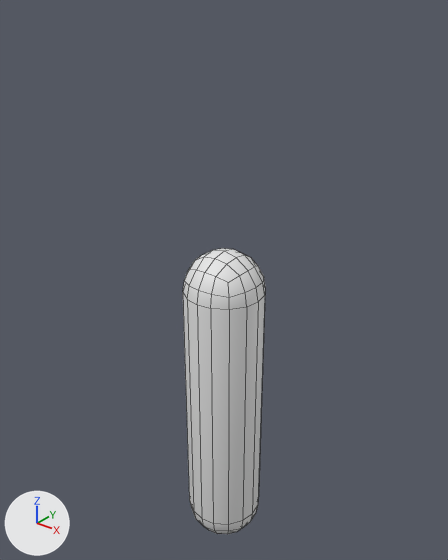
An edit to the FBX model Assets/Resources/Models/Psyllium.fbx, drawn before and after from the same camera.
One viewpoint serves both versions: a 50 mm camera at (0.626, -0.783, 0.755) aimed at (-0.021, 0.026, 0.253). Every picture has the same lights, and +X, +Y and +Z are marked at lower left. Mesh edges are drawn as thin lines. Where no turn or scale is listed for an object, it has been applied to the vertices.

Names of what the first picture shows: 'Psyllium'.
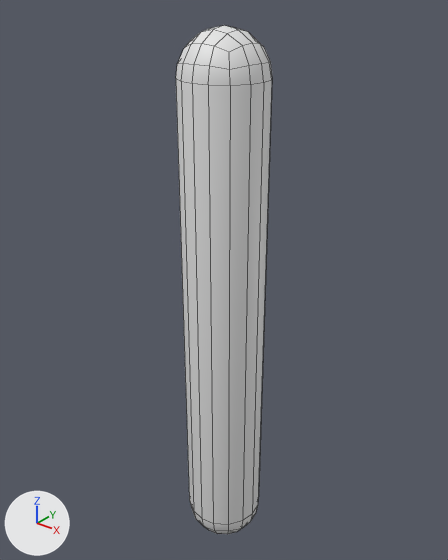
The newer file is also rescaled (x0.3), turned or shifted as a whole; pictures and numbers use the older file's frame.

Edits to the scene script, one JSON object a line:
```json
{"block": "me_psyllium", "where": "me_psyllium.from_pydata(...)  # 114 vertices, 112 faces; spans x -0.075..0.075, y -0.075..0.075, z -0.325..0.325"}
{"block": "me_psyllium", "where": "# used by ob_psyllium; location = (0.0, 0.0, 0.0)"}
{"block": "me_psyllium", "change": "me_psyllium part 1: all 57 vertices in x -0.075..0.075, y -0.075..0.075, z 0.25..0.325 are moved by (0.0, 0.0, 0.367)"}
```

Boxes [x1, y1, x2, y2] around the edits, measured in the pictures (448 x 560 px; the box of a moved part takes in the faces that stretch with it):
```json
{"object": "Psyllium", "change": "reshaped", "before": [183, 248, 265, 534], "after": [176, 25, 272, 534], "on screen": "17% wider, 78% taller"}
{"part": 1, "of": "me_psyllium", "change": "moved or reshaped", "before": [183, 248, 265, 472], "after": [176, 25, 272, 472]}
```
